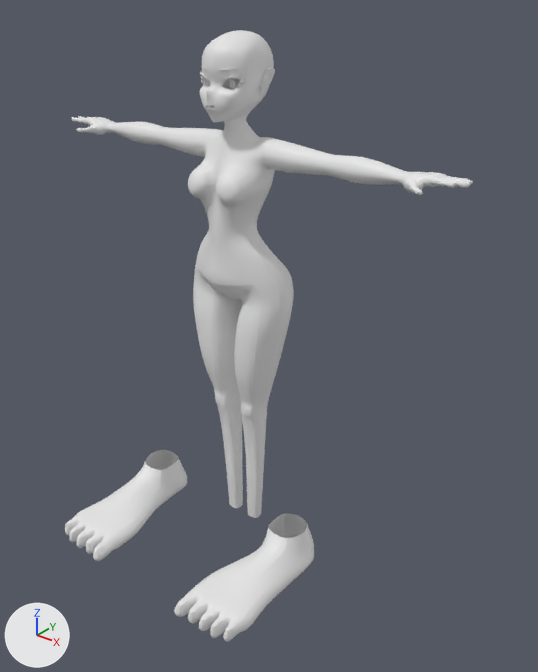
Renders of the Blender file BasicSht/TutorialSht/nino01.blend from each side of a commit.
Camera for both pictures: a camera (50 mm lens) standing at (25.2, -27.5, 29.6) and looking at (3.2, 0.1, 12.5). Lighting does not change. The marker at lower left points along +X, +Y and +Z.

The first picture shows 'Face03'.
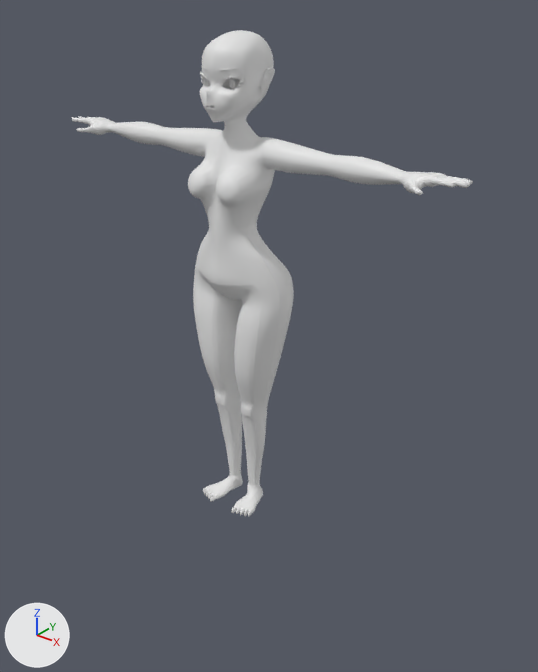
Changed parts and their boxes [x1, y1, x2, y2] in the pictures (538 x 672 px; the box of a moved part takes in the faces that stretch with it):
'Face03', reshaped (21% shorter)
    before: [65, 30, 473, 642]
    after: [72, 30, 473, 516]
part 1 of me_vert_003, moved or reshaped
    before: [65, 438, 314, 642]
    after: [203, 433, 265, 516]

Patch to the scene script:
```diff
--- a/BasicSht/TutorialSht/nino01.blend.py
+++ b/BasicSht/TutorialSht/nino01.blend.py
@@ me_vert_003 @@
 # used by ob_face03; location = (0.0, 0.0, 0.0)
-me_vert_003.from_pydata(...)  # 2115 vertices, 2062 faces; spans x -12.7..0.0, y -8.1..3.6, z -1.4..27.2
+me_vert_003.from_pydata(...)  # 2123 vertices, 2079 faces; spans x -12.7..0.0, y -0.9..3.6, z 0.0..27.2
+# me_vert_003 part 1: 203 vertices moved from x -7.0..-0.3, y -7.4..2.2, z -1.4..1.4 to x -1.9..-0.3, y -0.5..2.2, z 0.0..3.3; 40 vertices removed from x -6.6..-2.9, y -8.1..-7.4, z -1.1..-0.2; 48 vertices added at x -1.9..-0.4, y -0.8..2.0, z 0.0..1.0
 me_vert_003.materials.append(mat_material)
```
